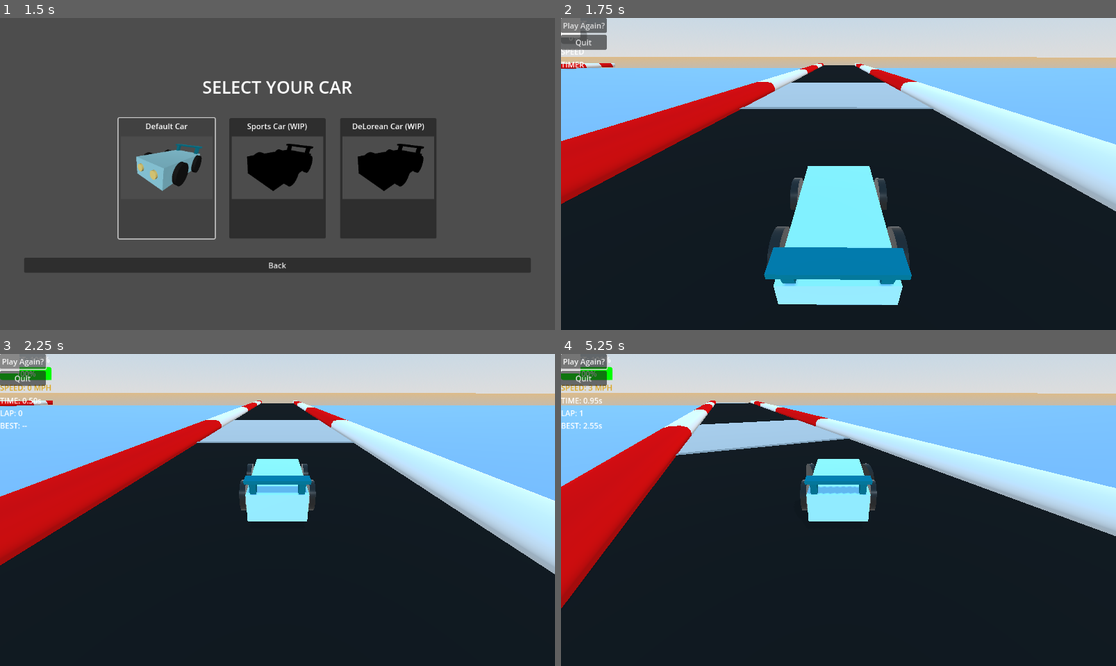
Above: before the commit, frames 1-4 (two rows, left to right).
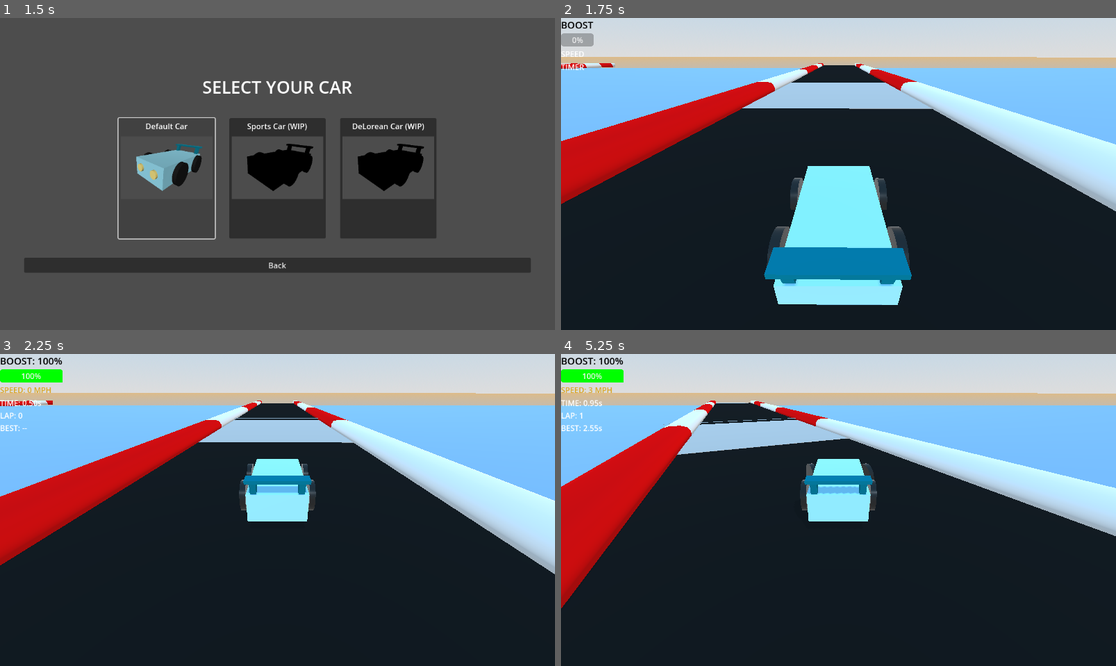
Above: after the commit, the same moments.

Repository: SirWadles/Super-Racer
Game: Godot game, scene res://scenes/main_menu.tscn
The game is run twice, just before and just after one commit, with the same random seed, the same clock (stepped at 60 frames per second) and the same inputs. Sound files missing from this copy of the repository are replaced by a short silence.
Inputs (mouse positions are in pixels of both pictures, inside the frame that each line leads up to):
- Up to frame 1 (1.5 s): click "Start" at 0.5 s; click (166, 177) at 1.25 s
- Up to frame 2 (1.75 s): no input
- Up to frame 3 (2.25 s): click (22, 360) at 2 s, where only the run before the commit has a clickable "Play Again?"
- Up to frame 4 (5.25 s): click (583, 360) at 2.75 s, where only the run before the commit has a clickable "Play Again?"; click (583, 360) at 3.5 s, where only the run before the commit has a clickable "Play Again?"; tap Enter at 4.25 s; move the mouse to (960, 494) at 4.27 s; hold D (steer_right) 4.28-5.03 s; hold 1 (ui_1) 4.28-5.03 s; move the mouse to (727, 525) at 5.02 s; hold S (brake) from 5.03 s (still down); tap Ctrl (boost) at 5.1 s

Frame 1 is identical in both runs. In frame 2, 1.0% of the frame differs, in the area x 0-68%, y 0-30%; in frame 3, 1.4%; in frame 4, 1.5%, in the area x 0-53%, y 0-33%.
Error before the commit: Invalid assignment of property or key 'visible' with value of type 'bool' on a base object of type 'null instance'. (res://scripts/game_ui.gd:23)

Commit message:
End Menu (WIP2)
Technically done but I'm going to add sound so it feels fulfilling

Diff:
--- a/scenes/game_ui.tscn
+++ b/scenes/game_ui.tscn
@@ -34,11 +34,12 @@
 anchor_right = 0.5
 anchor_bottom = 0.5
 offset_left = -20.0
-offset_top = -11.5
+offset_top = -274.0
 offset_right = 20.0
-offset_bottom = 11.5
+offset_bottom = -205.0
 grow_horizontal = 2
 grow_vertical = 2
+theme_override_font_sizes/font_size = 50
 
 [node name="NewBestLabel" type="Label" parent="."]
 anchors_preset = 8
@@ -47,20 +48,27 @@
 anchor_right = 0.5
 anchor_bottom = 0.5
 offset_left = -20.0
-offset_top = 11.545
+offset_top = -224.0
 offset_right = 20.0
-offset_bottom = 34.545
+offset_bottom = -155.0
+grow_horizontal = 2
+grow_vertical = 2
+theme_override_colors/font_color = Color(0.725407, 0.569872, 0.155287, 1)
+theme_override_font_sizes/font_size = 50
+
+[node name="CompletionMenu" type="Panel" parent="."]
+anchors_preset = 15
+anchor_right = 1.0
+anchor_bottom = 1.0
 grow_horizontal = 2
 grow_vertical = 2
 
-[node name="CompletionMenu" type="ColorRect" parent="."]
-offset_right = 40.0
-offset_bottom = 40.0
-
 [node name="VBoxContainer" type="VBoxContainer" parent="CompletionMenu"]
 layout_mode = 0
-offset_right = 40.0
-offset_bottom = 40.0
+offset_left = 540.0
+offset_top = 300.0
+offset_right = 635.0
+offset_bottom = 366.0
 
 [node name="PlayAgainButton" type="Button" parent="CompletionMenu/VBoxContainer"]
 layout_mode = 2
--- a/scenes/main.tscn
+++ b/scenes/main.tscn
@@ -368,16 +368,16 @@
 autoplay = true
 
 [node name="Checkpoint" parent="." instance=ExtResource("13_trceg")]
-transform = Transform3D(5.38315, 0, 0, 0, 1, 0, 0, 0, 1, 0, 1.05838, -52.7351)
+transform = Transform3D(5.38315, 0, 0, 0, 1, 0, 0, 0, 1, 0, 1.2033, -73.1747)
 
 [node name="Checkpoint2" parent="." instance=ExtResource("14_jkv2x")]
-transform = Transform3D(5.38315, 0, 0, 0, 1, 0, 0, 0, 1, -2.51897, 1.05838, -427.02)
+transform = Transform3D(5.38315, 0, 0, 0, 1, 0, 0, 0, 1, -2.51897, 1.2033, -73.1747)
 
 [node name="Checkpoint3" parent="." instance=ExtResource("15_jbj1t")]
-transform = Transform3D(5.38315, 0, 0, 0, 1, 0, 0, 0, 1, -169.425, 1.05838, -207.06)
+transform = Transform3D(5.38315, 0, 0, 0, 1, 0, 0, 0, 1, 0, 1.2033, -73.1747)
 
 [node name="Checkpoint4" parent="." instance=ExtResource("16_jbj1t")]
-transform = Transform3D(5.48808, 0, 0, 0, 1, 0, 0, 0, 1, 0, 0.986298, -24.098)
+transform = Transform3D(5.48808, 0, 0, 0, 1, 0, 0, 0, 1, 0, 1.2033, -73.1747)
 
 [node name="LoadSound" type="AudioStreamPlayer" parent="."]
 stream = ExtResource("17_muem4")
--- a/scripts/car.gd
+++ b/scripts/car.gd
@@ -73,6 +73,7 @@
 var checkpoints_hit = []
 var required_checkpoints = 4
 var current_lap_checkpoints = 0
+var lap_completed = false
 
 func setup_music():
 	if car_music_stream:
@@ -454,8 +455,6 @@
 		print("Lap complete!")
 		var current_lap_time = game_ui.get_current_lap_time()
 		var best_lap_time = game_ui.get_best_lap_time()
-		if best_lap_time == 0.0 or current_lap_time < best_lap_time:
-			game_ui.show_new_best_time()
 		game_ui.show_completion_menu()
 	checkpoints_hit.clear()
 	current_lap_checkpoints = 0
--- a/scripts/game_ui.gd
+++ b/scripts/game_ui.gd
@@ -5,8 +5,8 @@
 @onready var speed_label = $MarginContainer/VBoxContainer/SpeedLabel
 @onready var timer_label = $MarginContainer/VBoxContainer/TimerLabel
 
-@onready var completion_message = $CompletionLabel
-@onready var completion_menu = $CompletionLabel
+@onready var completion_message = $CompletionMessage
+@onready var completion_menu = $CompletionMenu
 @onready var new_best_label = $NewBestLabel
 @onready var play_again_button = $CompletionMenu/VBoxContainer/PlayAgainButton
 @onready var quit_button = $CompletionMenu/VBoxContainer/QuitButton
@@ -16,15 +16,21 @@
 var best_lap_time = 0.0
 var current_lap_time = 0.0
 var lap_count = 0
+var is_new_best_time = false
 
 const SAVE_PATH = "user://best_lap.txt"
 
 func _ready():
-	completion_message.visible = false
-	completion_menu.visible = false
-	new_best_label.visible = false
-	play_again_button.pressed.connect(_on_play_again_pressed)
-	quit_button.pressed.connect(_on_quit_pressed)
+	if completion_message:
+		completion_message.visible = false
+	if completion_menu:
+		completion_menu.visible = false
+	if new_best_label:
+		new_best_label.visible = false
+	if play_again_button:
+		play_again_button.pressed.connect(_on_play_again_pressed)
+	if quit_button:
+		quit_button.pressed.connect(_on_quit_pressed)
 
 	boost_bar.min_value = 0.0
 	boost_bar.max_value = 100.0
@@ -90,11 +96,12 @@
 	if is_timer_running:
 		lap_count += 1
 		print("Lap %d completed: %.2fs" % [lap_count, current_lap_time])
-		if best_lap_time == 0.0 or current_lap_time < best_lap_time:
+		is_new_best_time = (best_lap_time == 0.0 or current_lap_time < best_lap_time)
+		if is_new_best_time:
 			best_lap_time = current_lap_time
 			save_best_lap()
 			print("Best Lap! ", best_lap_time)
-	current_lap_time = 0.0
+		current_lap_time = 0.0
 
 func pause_timer():
 	is_timer_running = false
@@ -145,8 +152,12 @@
 	new_best_label.visible = false
 
 func show_completion_menu():
-	completion_message.text = "Lap Completed!"
-	completion_message.visible = true
+	if completion_message:
+		completion_message.text = "Lap Completed!"
+		completion_message.visible = true
+	if is_new_best_time and new_best_label:
+		new_best_label.text = "New Best Time!" + format_time(best_lap_time)
+		new_best_label.visible = true
 	var timer = Timer.new()
 	timer.wait_time = 2.0
 	timer.one_shot = true
@@ -155,16 +166,19 @@
 	timer.start()
 
 func _show_menu_after_delay():
-	completion_menu.visible = true
+	if completion_menu:
+		completion_menu.visible = true
+		completion_menu.process_mode = Node.PROCESS_MODE_ALWAYS
+	if play_again_button:
+		play_again_button.process_mode = Node.PROCESS_MODE_ALWAYS
+	if quit_button:
+		quit_button.process_mode = Node.PROCESS_MODE_ALWAYS
 	get_tree().paused = true
 
-func show_new_best_time(time: float):
-	new_best_label.text = "New Best Time!" + format_time(time)
-	new_best_label.visible = true
-
 func _on_play_again_pressed():
-	get_tree().paused = true
-	get_tree().reload_current_scene()
+	get_tree().paused = false
+	await get_tree().create_timer(0.1).timeout
+	get_tree().change_scene_to_file("res://scenes/car_selection.tscn")
 
 func _on_quit_pressed():
 	get_tree().quit()
